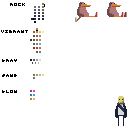
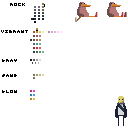
Layered file, before and after one edit (128px x 128px). Changes by layer:
painted on "Colors" over [33, 31, 62, 53]
